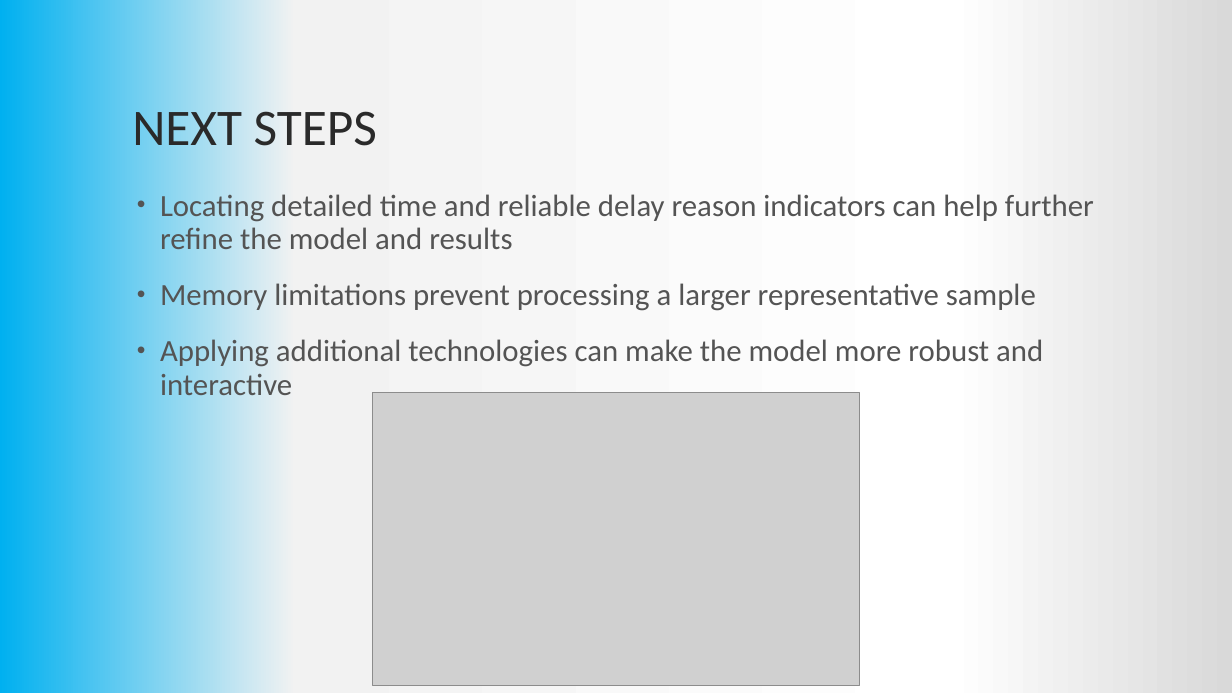
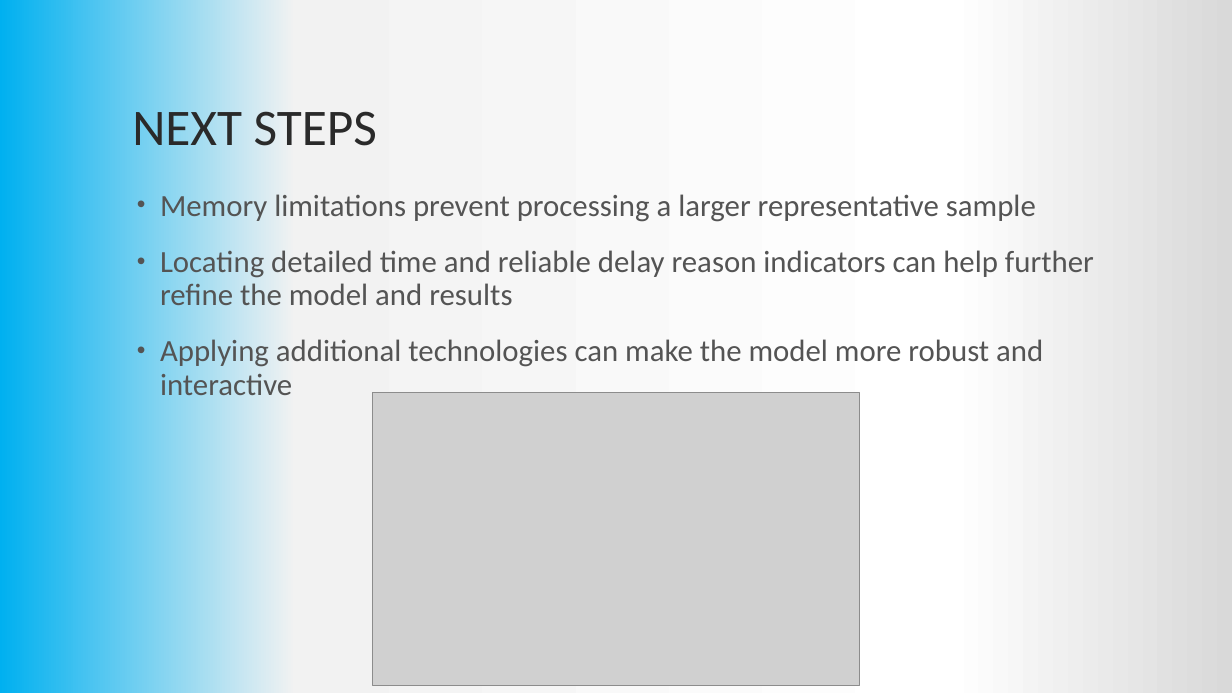
Before and after one commit to captainchicken2023/Predicting-Flight-Delays, a slide deck: slide 11 of Presentation/Project 4_Predicting Flight Delays.pptx. Drawn at 1232x693 pixels with LibreOffice and Linux fonts; fonts in the diff are those of the drawing; grey boxes stand for pictures. Boxes give left, top, right and bottom in pixels: in the first picture for what was removed or moved away, otherwise in the second. Text is boxed around its words. In the diff, an @@ line names an element or a change of style, - is before the commit and + after.

```diff
--- a/Presentation/Project 4_Predicting Flight Delays.pptx
+++ b/Presentation/Project 4_Predicting Flight Delays.pptx
@@ text at (x1=160, y1=190, x2=1036, y2=224): paragraph added @@
+• Memory limitations prevent processing a larger representative sample
@@ text at (x1=160, y1=279, x2=1036, y2=313): paragraph removed @@
-• Memory limitations prevent processing a larger representative sample
```
Also in this commit, not shown: 3 other slides changed, 1 other file.
